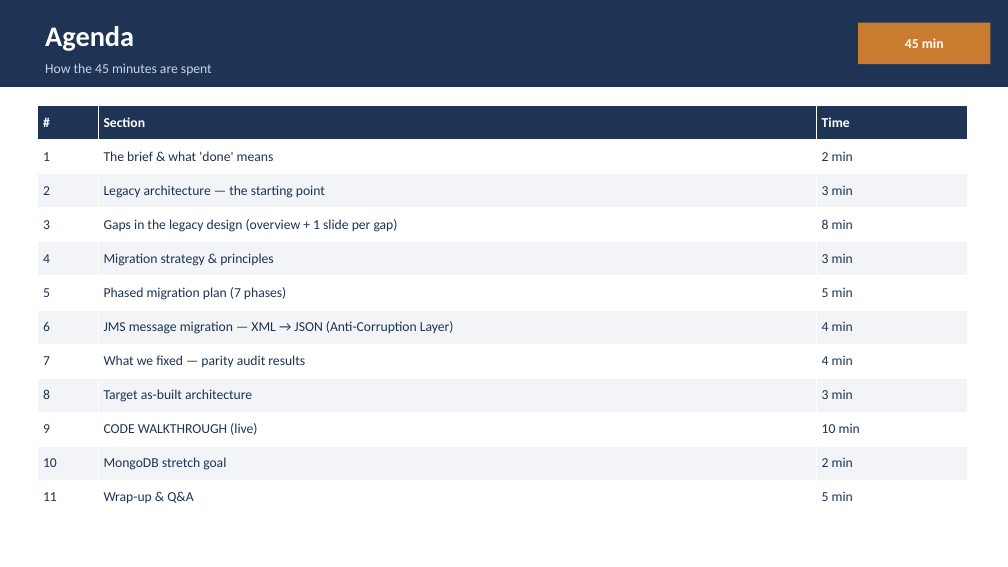
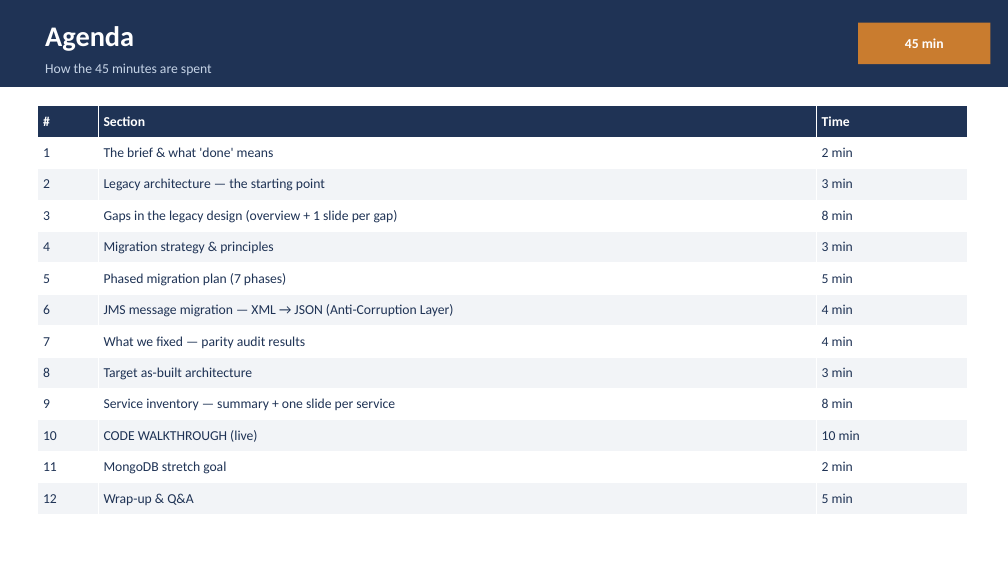
Before and after one commit to Vishak-94/pet-store, a slide deck: slide 2 of docs/PetStore_Demo_45min.pptx. Drawn at 1008x567 pixels with LibreOffice and Linux fonts; fonts in the diff are those of the drawing. Boxes give left, top, right and bottom in pixels: in the first picture for what was removed or moved away, otherwise in the second. Text is boxed around its words. In the diff, an @@ line names an element or a change of style, - is before the commit and + after.

```diff
--- a/docs/PetStore_Demo_45min.pptx
+++ b/docs/PetStore_Demo_45min.pptx
@@ table at <box>38,106,968,514</box> @@
-row 10: 9 | CODE WALKTHROUGH (live) | 10 min
-row 11: 10 | MongoDB stretch goal | 2 min
-row 12: 11 | Wrap-up & Q&A | 5 min
+row 10: 9 | Service inventory — summary + one slide per service | 8 min
+row 11: 10 | CODE WALKTHROUGH (live) | 10 min
+row 12: 11 | MongoDB stretch goal | 2 min
+row 13: 12 | Wrap-up & Q&A | 5 min
```
Also in this commit, not shown: 9 slides added, 1 other file.
